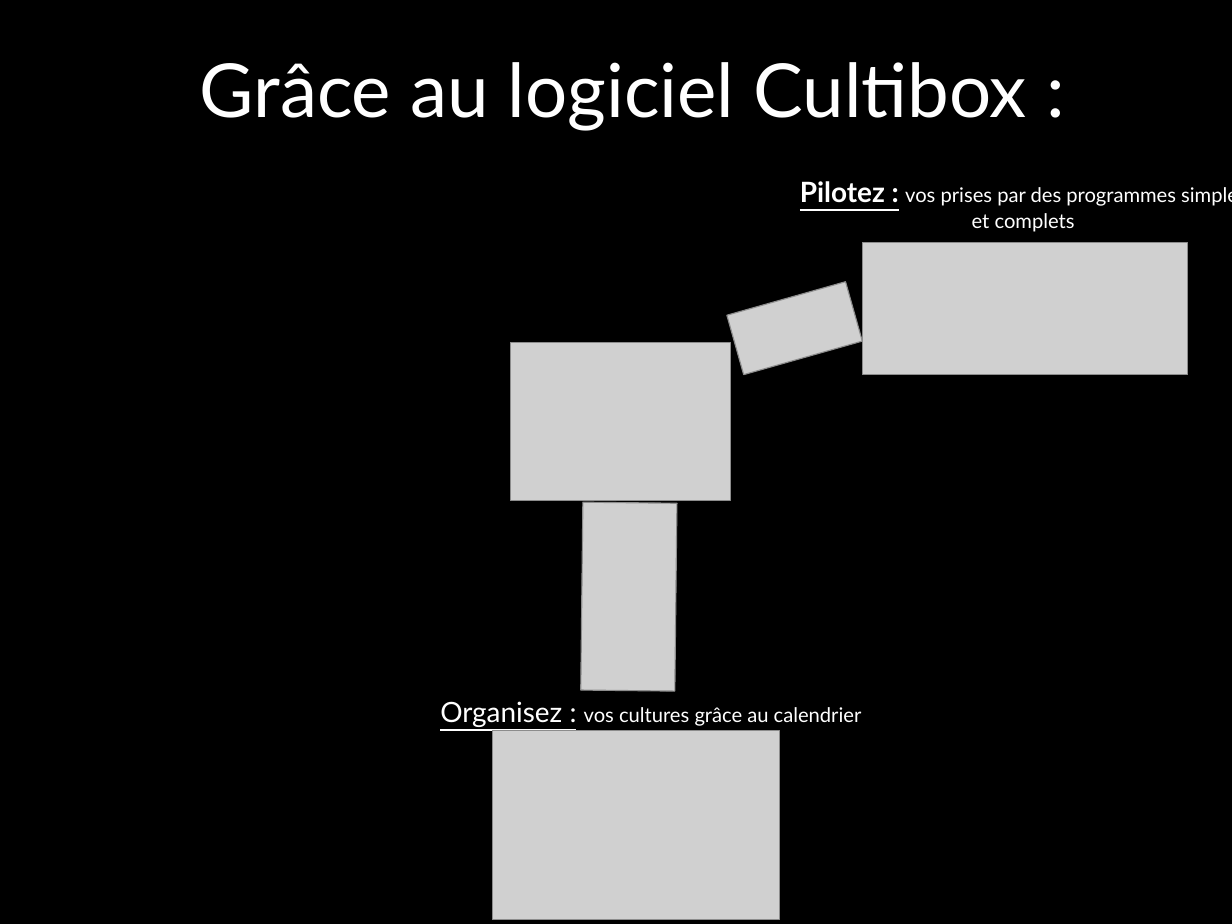
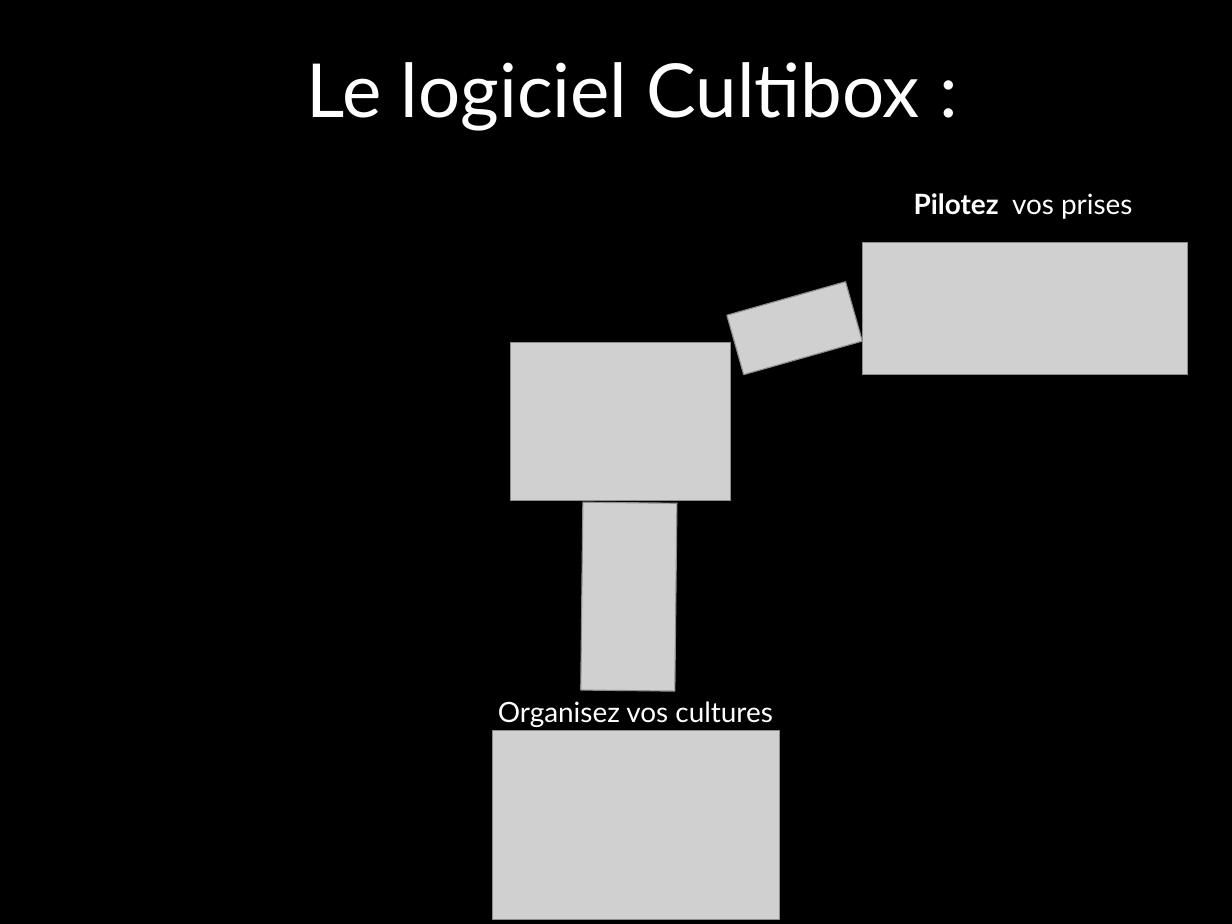
Before and after one commit to cultibox/cultibox, a slide deck: slide 8 of 02_documentation/08_comm/VideoCultibox.odp. Drawn at 1232x924 pixels with LibreOffice and Linux fonts; fonts in the diff are those of the drawing; grey boxes stand for pictures. Boxes give left, top, right and bottom in pixels: in the first picture for what was removed or moved away, otherwise in the second. Text is boxed around its words. In the diff, an @@ line names an element or a change of style, - is before the commit and + after.

```diff
--- a/02_documentation/08_comm/VideoCultibox.odp
+++ b/02_documentation/08_comm/VideoCultibox.odp
@@ text at [307, 62, 920, 131]: text changed @@
-Grâce au logiciel Cultibox :
+Le logiciel Cultibox :
@@ text at [914, 193, 1132, 219]: text changed; size 13 to 18 pt @@
-Pilotez : vos prises par des programmes simples et complets
+Pilotez vos prises
@@ text at [498, 701, 773, 727]: text changed; size 13 to 18 pt @@
-Organisez : vos cultures grâce au calendrier
+Organisez vos cultures
```
Also in this commit, not shown: 11 other slides changed.
